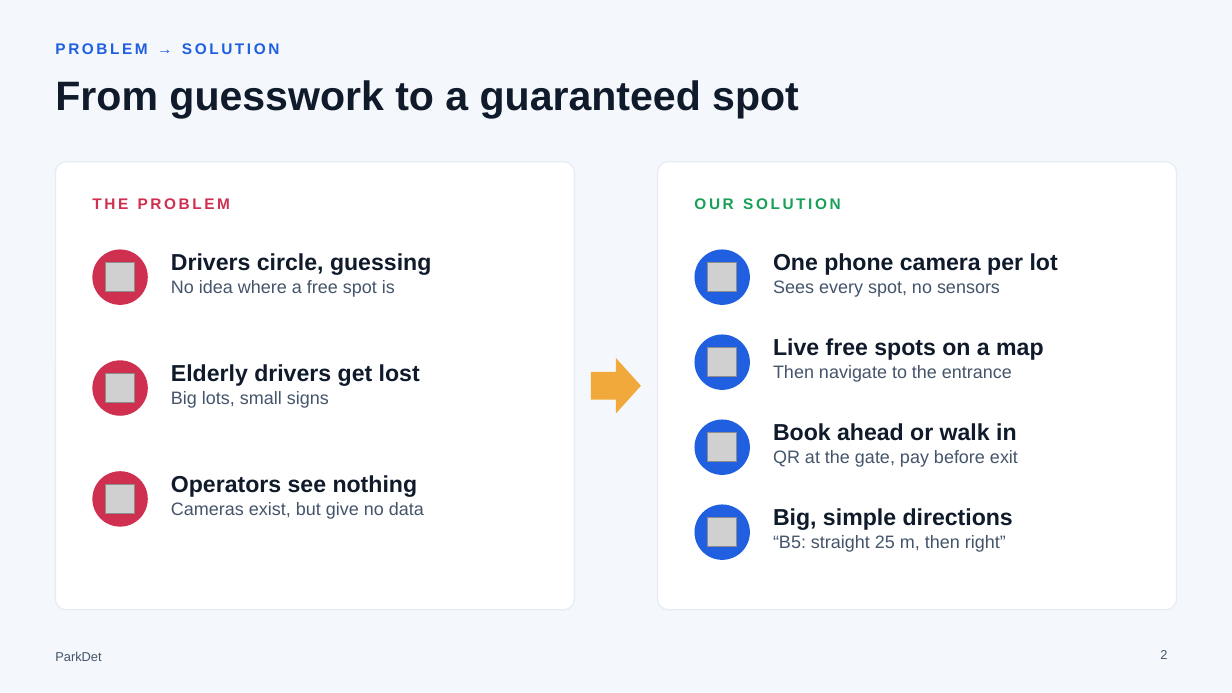
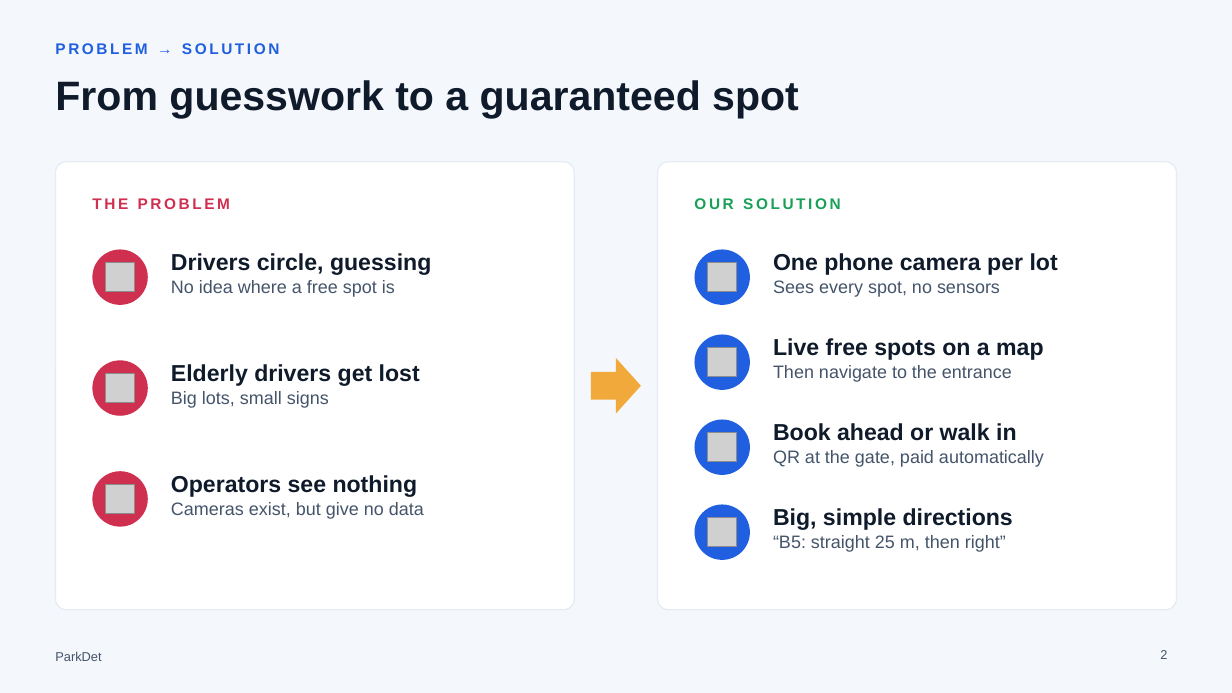
Before and after one commit to trallexxs/parkspot, a slide deck: slide 2 of docs/ParkDet-defence.pptx. Drawn at 1232x693 pixels with LibreOffice and Linux fonts; fonts in the diff are those of the drawing; grey boxes stand for pictures. Boxes give left, top, right and bottom in pixels: in the first picture for what was removed or moved away, otherwise in the second. Text is boxed around its words. In the diff, an @@ line names an element or a change of style, - is before the commit and + after.

```diff
--- a/docs/ParkDet-defence.pptx
+++ b/docs/ParkDet-defence.pptx
@@ text at (773, 450, 1044, 467): text changed @@
-QR at the gate, pay before exit
+QR at the gate, paid automatically
```
Also in this commit, not shown: 1 other slide changed, 2 other files.
